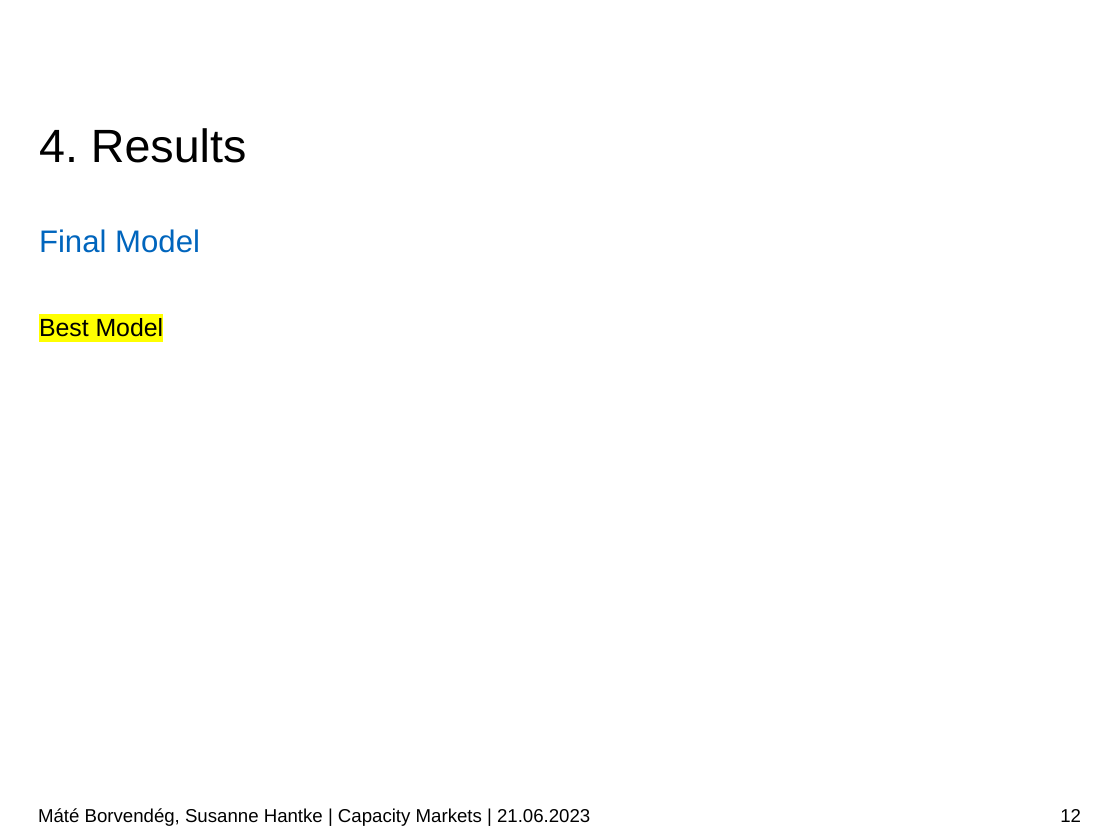
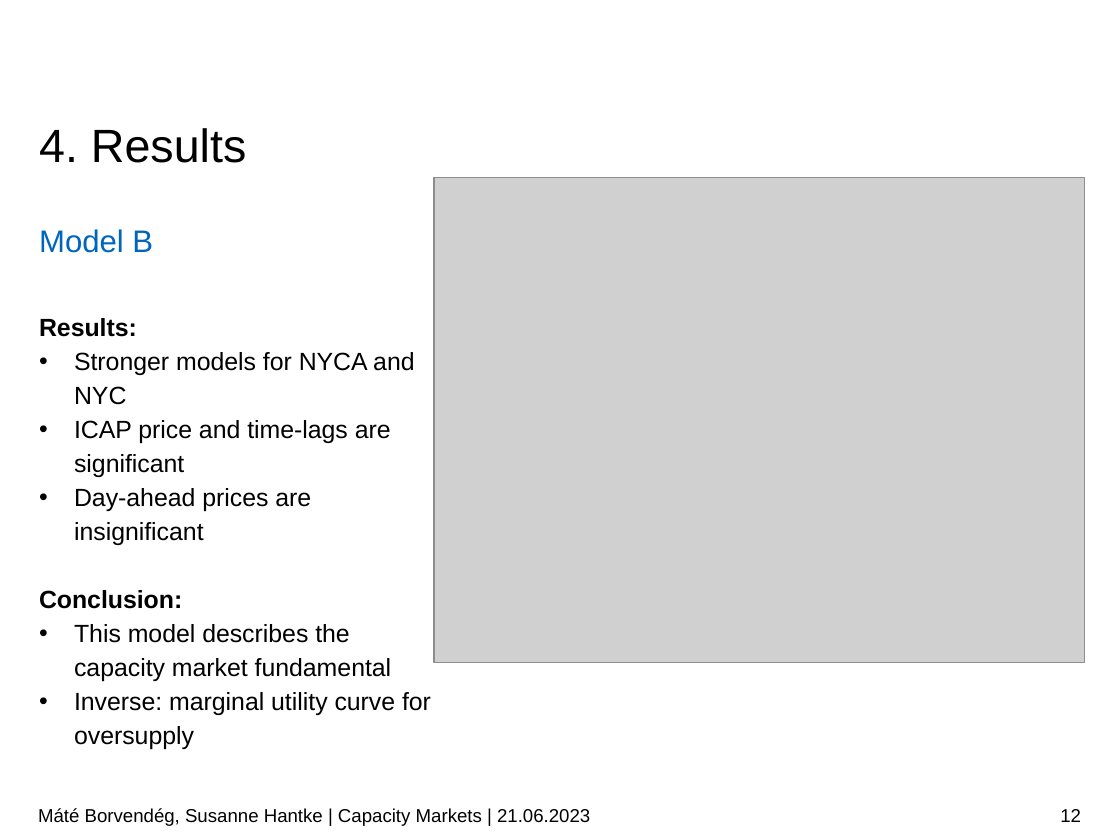
Before and after one commit to borvendegmate/tum_power_system_economics, a slide deck: slide 12 of Final_Presentation_Borvendeg_Hantke.pptx. Drawn at 1120x840 pixels with LibreOffice and Linux fonts; fonts in the diff are those of the drawing; grey boxes stand for pictures; background and template pictures are left out. Boxes give left, top, right and bottom in pixels: in the first picture for what was removed or moved away, otherwise in the second. Text is boxed around its words. In the diff, an @@ line names an element or a change of style, - is before the commit and + after.

```diff
--- a/Final_Presentation_Borvendeg_Hantke.pptx
+++ b/Final_Presentation_Borvendeg_Hantke.pptx
@@ picture added at <box>435,177,1084,662</box> @@
@@ text at <box>39,229,153,253</box>: text changed @@
-Final Model
+Model B
@@ text at <box>39,318,431,749</box>: text changed @@
-Best Model
+Results:
+• Stronger models for NYCA and NYC
+• ICAP price and time-lags are significant
+• Day-ahead prices are insignificant
+Conclusion:
+• This model describes the capacity market fundamental
+• Inverse: marginal utility curve for oversupply
```
Also in this commit, not shown: 3 other slides changed, 2 slides added, 2 other files.
